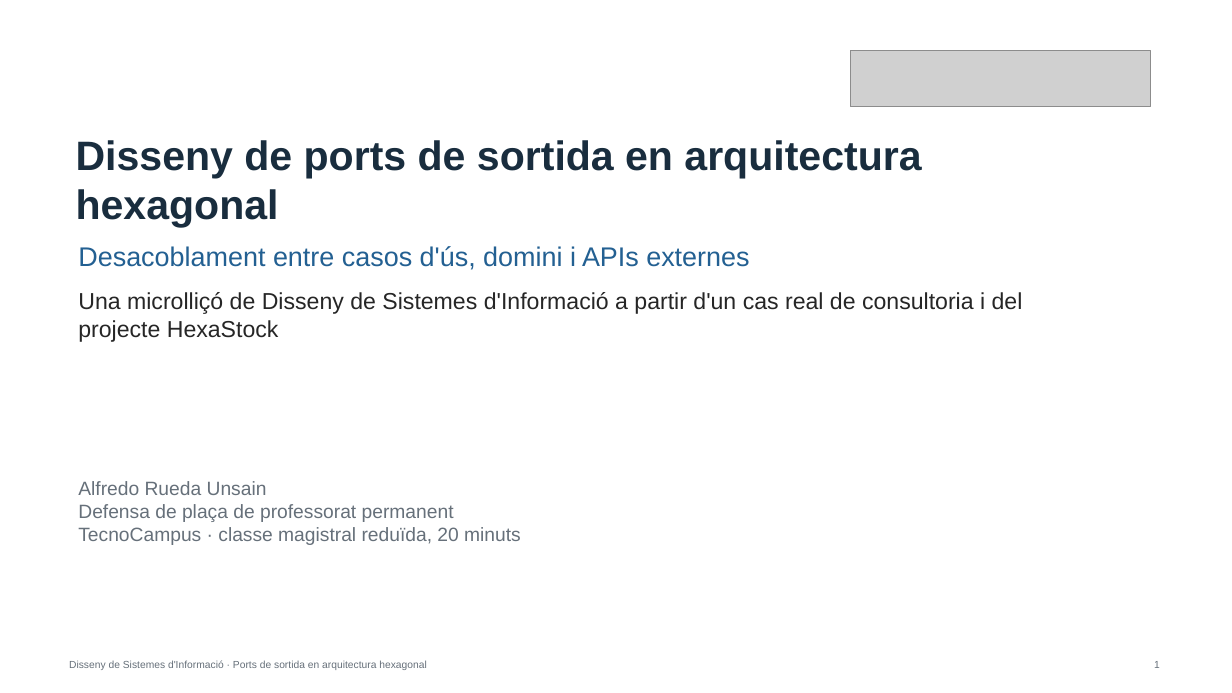
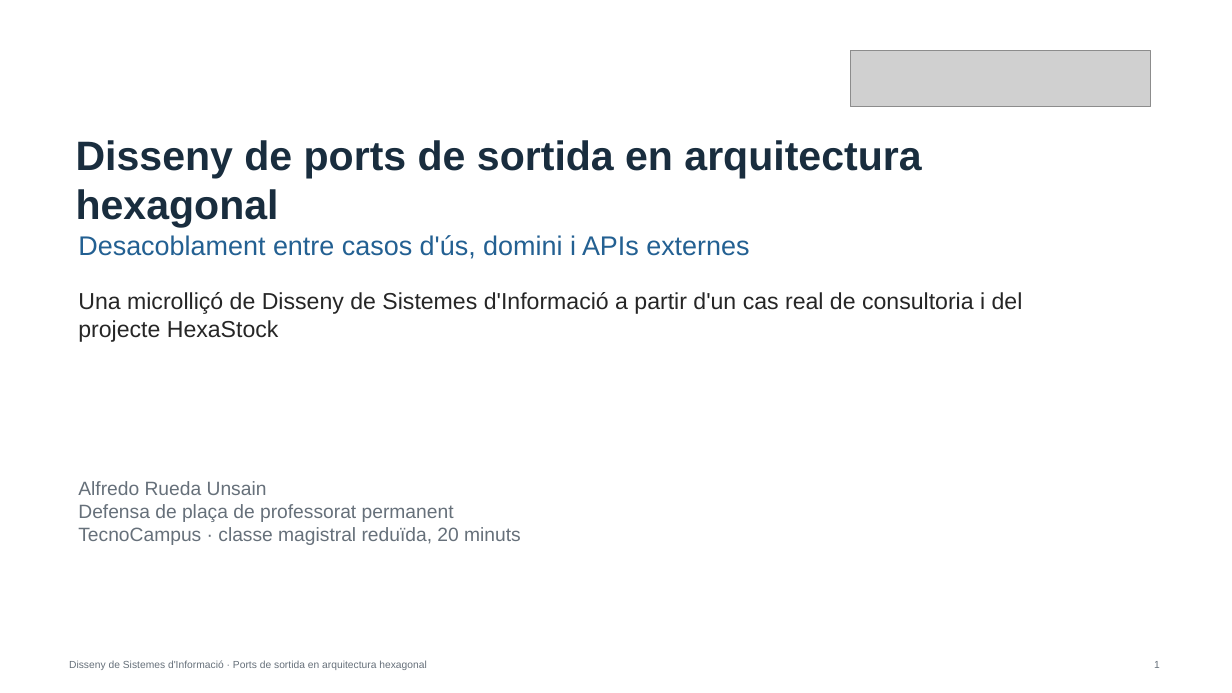
Before and after one commit to alfredorueda/HexaStock, a slide deck: slide 1 of doc/presentations/defensa-placa-permanent-dsi-ports-sortida-hexagonal/output/defensa-dsi-ports-sortida-hexagonal.pptx. Drawn at 1232x693 pixels with LibreOffice and Linux fonts; fonts in the diff are those of the drawing; grey boxes stand for pictures. Boxes give left, top, right and bottom in pixels: in the first picture for what was removed or moved away, otherwise in the second. Text is boxed around its words. In the diff, an @@ line names an element or a change of style, - is before the commit and + after.

```diff
--- a/doc/presentations/defensa-placa-permanent-dsi-ports-sortida-hexagonal/output/defensa-dsi-ports-sortida-hexagonal.pptx
+++ b/doc/presentations/defensa-placa-permanent-dsi-ports-sortida-hexagonal/output/defensa-dsi-ports-sortida-hexagonal.pptx
@@ text "Desacoblament entre casos d'ús, domini ...": place and size @@
-text "Desacoblament entre casos d'ús, domini ..." at (78, 246, 749, 270)
+text "Desacoblament entre casos d'ús, domini ..." at (78, 235, 749, 259)
```
Also in this commit, not shown: 6 other slides changed, 2 slides added, 1 slide removed, 14 other files.
